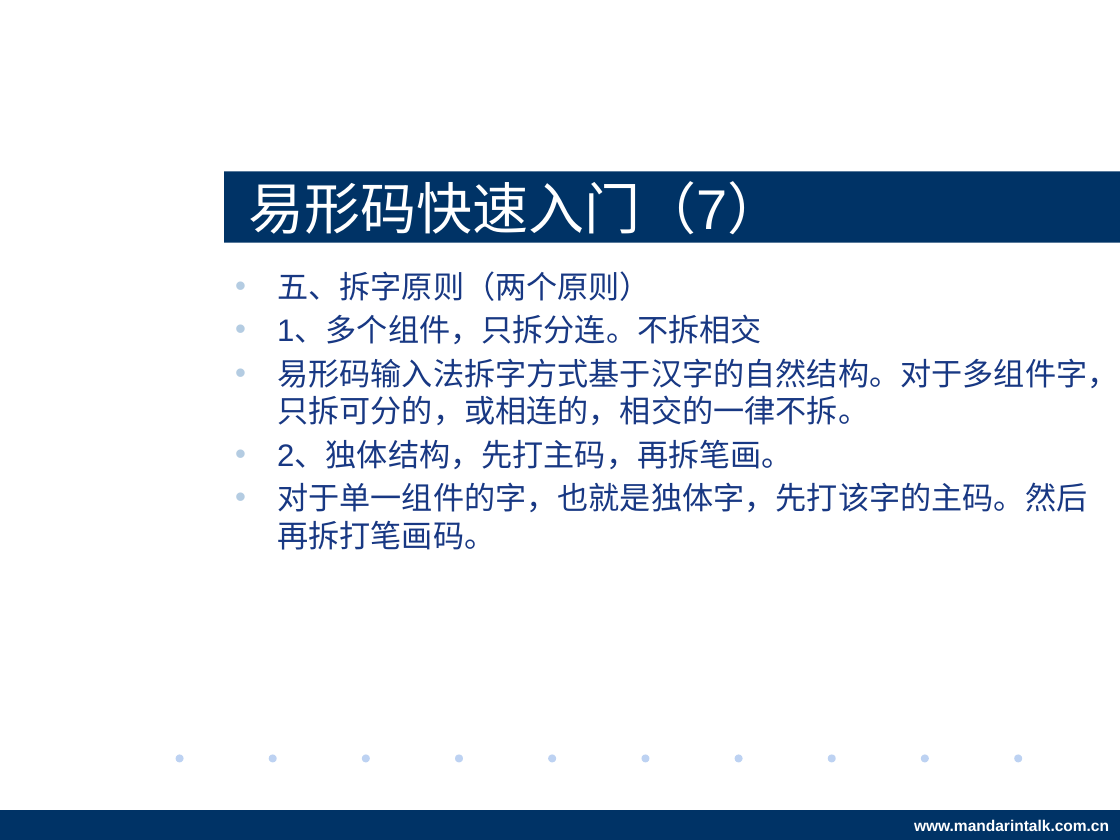
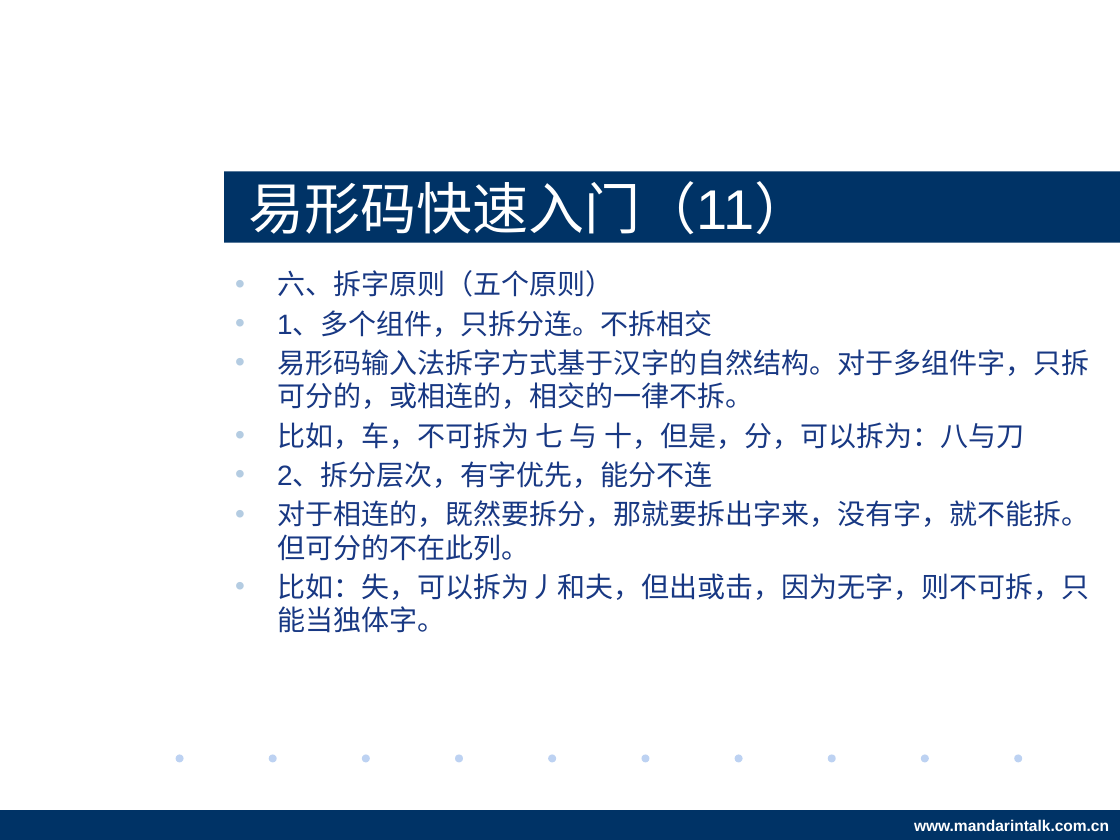
Before and after one commit to BardoQi/eShine, a slide deck: slide 25 of docs/project_summary.pptx (slide 21 before the commit). Drawn at 1120x840 pixels with LibreOffice and Linux fonts; fonts in the diff are those of the drawing; background and template pictures are left out. Boxes give left, top, right and bottom in pixels: in the first picture for what was removed or moved away, otherwise in the second. Text is boxed around its words. In the diff, an @@ line names an element or a change of style, - is before the commit and + after.

```diff
--- a/docs/project_summary.pptx
+++ b/docs/project_summary.pptx
@@ title at (248, 181, 810, 244): text changed @@
-易形码快速入门（7）
+易形码快速入门（11）
@@ text at (277, 270, 613, 297): text changed; size 20 to 18 pt @@
-• 五、拆字原则（两个原则）
+• 六、拆字原则（五个原则）
@@ text at (277, 312, 1089, 409): size 20 to 18 pt in "1、多个组件，只拆分连。不拆相交", "易形码输入法拆字方式基于汉字的自然结构。对于多组件字，只拆可分的，或相连的，相交的一律不拆。" @@
@@ text at (277, 422, 1089, 633): text changed; size 20 to 18 pt @@
-• 2、独体结构，先打主码，再拆笔画。
-• 对于单一组件的字，也就是独体字，先打该字的主码。然后再拆打笔画码。
+• 比如，车，不可拆为 七 与 十，但是，分，可以拆为：八与刀
+• 2、拆分层次，有字优先，能分不连
+• 对于相连的，既然要拆分，那就要拆出字来，没有字，就不能拆。但可分的不在此列。
+• 比如：失，可以拆为丿和夫，但出或击，因为无字，则不可拆，只能当独体字。
```
Also in this commit, not shown: 11 other slides changed, 6 slides added.
